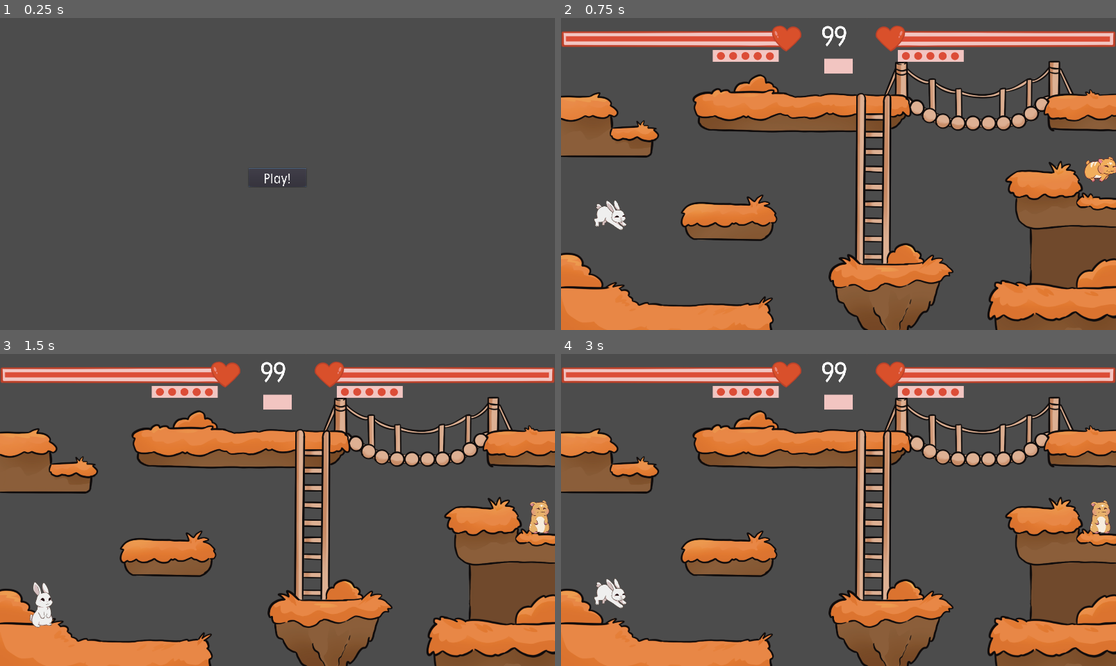
Above: before the commit, frames 1-4 (two rows, left to right).
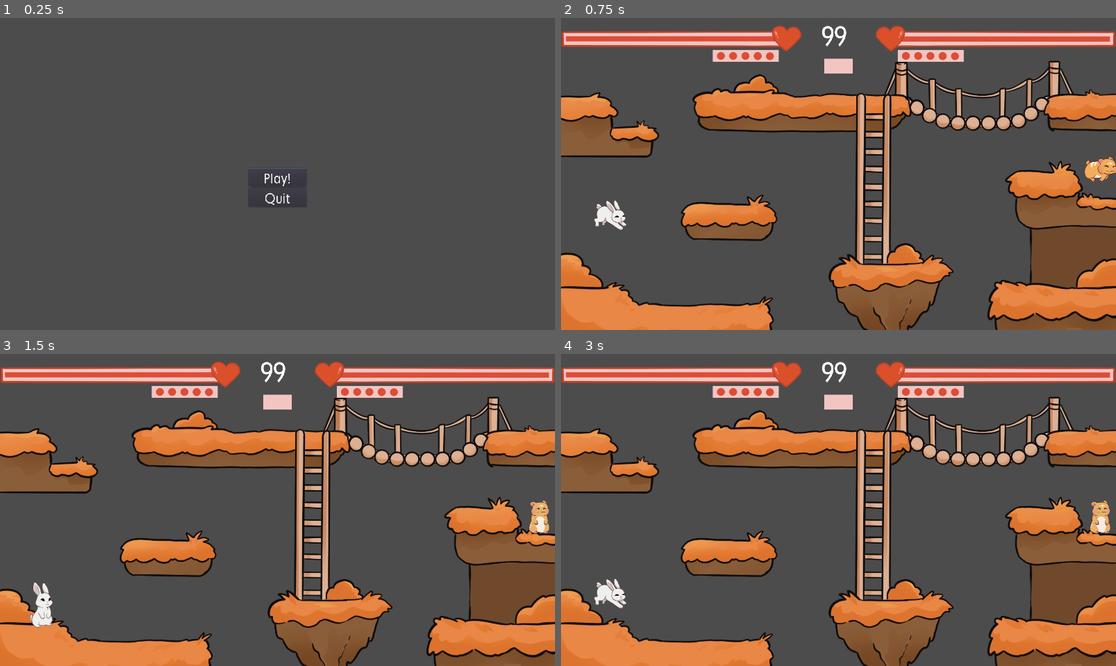
Above: after the commit, the same moments.

Repository: coffandro/ArcadeGame
Game: Godot game, scene res://Main.tscn
Same seed, same stepped clock (60 frames per second), same inputs: the game is played once before the commit and once after it.
Inputs:
- Up to frame 1 (0.25 s): no input
- Up to frame 2 (0.75 s): click "Play!" at 0.5 s
- Up to frame 3 (1.5 s): no input
- Up to frame 4 (3 s): tap Enter at 2 s; tap Space at 2.75 s

The runs differ from the first frame. In frame 1, less than 0.1% of the frame differs, in the area x 47-53%, y 56-60%; in frame 2, nothing differs; in frame 3, less than 0.1%; in frame 4, less than 0.1%.

Commit message:
Add music and deathscreen to game

Diff:
--- /dev/null
+++ b/Art/MainTheme.tres
@@ -0,0 +1,10 @@
+[gd_resource type="Theme" load_steps=3 format=2]
+
+[ext_resource path="res://Fonts/Maj-Regular.otf" type="DynamicFontData" id=1]
+
+[sub_resource type="DynamicFont" id=1]
+size = 48
+font_data = ExtResource( 1 )
+
+[resource]
+default_font = SubResource( 1 )
--- a/Levels/Level1.tscn
+++ b/Levels/Level1.tscn
@@ -1,8 +1,9 @@
-[gd_scene load_steps=11 format=2]
+[gd_scene load_steps=12 format=2]
 
 [ext_resource path="res://Art/Levels/Level1.png" type="Texture" id=1]
 [ext_resource path="res://Nodes/healthBars.tscn" type="PackedScene" id=2]
 [ext_resource path="res://Nodes/LD/JumpablePlatform.tscn" type="PackedScene" id=3]
+[ext_resource path="res://Nodes/DeathScreen.tscn" type="PackedScene" id=4]
 [ext_resource path="res://Nodes/LD/Platform.tscn" type="PackedScene" id=5]
 [ext_resource path="res://Nodes/LD/BorderTeleporter.tscn" type="PackedScene" id=6]
 [ext_resource path="res://Nodes/LD/DroppablePlatform.tscn" type="PackedScene" id=7]
@@ -25,6 +26,12 @@
 [node name="PlayerSpawner2" parent="." instance=ExtResource( 11 )]
 position = Vector2( 1863, 503 )
 playerNumber = 2
+
+[node name="DeathScreen" parent="." instance=ExtResource( 4 )]
+anchor_right = 0.0
+anchor_bottom = 0.0
+margin_right = 1920.0
+margin_bottom = 1080.0
 
 [node name="HealthBars" parent="." instance=ExtResource( 2 )]
 anchor_left = 0.5
@@ -63,8 +70,8 @@
 scale = Vector2( 1.4, 3 )
 
 [node name="Ladder" parent="." instance=ExtResource( 10 )]
-position = Vector2( 1075, 608 )
-scale = Vector2( 5.934, 25 )
+position = Vector2( 1075, 595.089 )
+scale = Vector2( 5.934, 27.5 )
 
 [node name="Platform11" parent="." instance=ExtResource( 7 )]
 position = Vector2( 1444.07, 365 )
--- a/Main.tscn
+++ b/Main.tscn
@@ -1,13 +1,7 @@
-[gd_scene load_steps=5 format=2]
+[gd_scene load_steps=3 format=2]
 
-[ext_resource path="res://Fonts/Maj-Regular.otf" type="DynamicFontData" id=1]
 [ext_resource path="res://Scripts/Levels/Main.gd" type="Script" id=2]
-
-[sub_resource type="Theme" id=2]
-
-[sub_resource type="DynamicFont" id=1]
-size = 48
-font_data = ExtResource( 1 )
+[ext_resource path="res://Art/MainTheme.tres" type="Theme" id=3]
 
 [node name="Main" type="Node"]
 script = ExtResource( 2 )
@@ -15,7 +9,7 @@
 [node name="Control" type="Control" parent="."]
 anchor_right = 1.0
 anchor_bottom = 1.0
-theme = SubResource( 2 )
+theme = ExtResource( 3 )
 
 [node name="VBoxContainer" type="VBoxContainer" parent="Control"]
 anchor_left = 0.5
@@ -30,7 +24,25 @@
 [node name="PlayButton" type="Button" parent="Control/VBoxContainer"]
 margin_right = 200.0
 margin_bottom = 65.0
-custom_fonts/font = SubResource( 1 )
+focus_neighbour_left = NodePath(".")
+focus_neighbour_top = NodePath(".")
+focus_neighbour_right = NodePath(".")
+focus_neighbour_bottom = NodePath("../QuitButton")
+focus_next = NodePath("../QuitButton")
+focus_previous = NodePath("../QuitButton")
 text = "Play!"
 
+[node name="QuitButton" type="Button" parent="Control/VBoxContainer"]
+margin_top = 69.0
+margin_right = 200.0
+margin_bottom = 134.0
+focus_neighbour_left = NodePath(".")
+focus_neighbour_top = NodePath("../PlayButton")
+focus_neighbour_right = NodePath(".")
+focus_neighbour_bottom = NodePath(".")
+focus_next = NodePath("../PlayButton")
+focus_previous = NodePath("../PlayButton")
+text = "Quit"
+
 [connection signal="pressed" from="Control/VBoxContainer/PlayButton" to="." method="_on_Button_pressed"]
+[connection signal="pressed" from="Control/VBoxContainer/QuitButton" to="." method="_on_QuitButton_pressed"]
--- /dev/null
+++ b/Nodes/DeathScreen.tscn
@@ -0,0 +1,53 @@
+[gd_scene load_steps=3 format=2]
+
+[ext_resource path="res://Scripts/DeathScreen.gd" type="Script" id=1]
+[ext_resource path="res://Art/MainTheme.tres" type="Theme" id=2]
+
+[node name="DeathScreen" type="ColorRect"]
+anchor_right = 1.0
+anchor_bottom = 1.0
+theme = ExtResource( 2 )
+color = Color( 0, 0, 0, 0.588235 )
+script = ExtResource( 1 )
+
+[node name="VBoxContainer" type="VBoxContainer" parent="."]
+anchor_left = 0.5
+anchor_top = 0.5
+anchor_right = 0.5
+anchor_bottom = 0.5
+margin_left = -134.0
+margin_top = -98.5
+margin_right = 134.0
+margin_bottom = 98.5
+
+[node name="WonLabel" type="Label" parent="VBoxContainer"]
+margin_right = 268.0
+margin_bottom = 59.0
+text = "Player X Won!"
+
+[node name="RestartButton" type="Button" parent="VBoxContainer"]
+margin_top = 63.0
+margin_right = 268.0
+margin_bottom = 128.0
+focus_neighbour_left = NodePath(".")
+focus_neighbour_top = NodePath(".")
+focus_neighbour_right = NodePath(".")
+focus_neighbour_bottom = NodePath("../QuitButton")
+focus_next = NodePath("../QuitButton")
+focus_previous = NodePath("../QuitButton")
+text = "Restart"
+
+[node name="QuitButton" type="Button" parent="VBoxContainer"]
+margin_top = 132.0
+margin_right = 268.0
+margin_bottom = 197.0
+focus_neighbour_left = NodePath(".")
+focus_neighbour_top = NodePath("../RestartButton")
+focus_neighbour_right = NodePath(".")
+focus_neighbour_bottom = NodePath(".")
+focus_next = NodePath("../RestartButton")
+focus_previous = NodePath("../RestartButton")
+text = "Quit"
+
+[connection signal="pressed" from="VBoxContainer/RestartButton" to="." method="_on_RestartButton_pressed"]
+[connection signal="pressed" from="VBoxContainer/QuitButton" to="." method="_on_QuitButton_pressed"]
--- /dev/null
+++ b/Nodes/MusicPlayer.tscn
@@ -0,0 +1,9 @@
+[gd_scene load_steps=2 format=2]
+
+[ext_resource path="res://Scripts/MusicPlayer.gd" type="Script" id=1]
+
+[node name="MusicPlayer" type="AudioStreamPlayer"]
+bus = "Music"
+script = ExtResource( 1 )
+
+[connection signal="finished" from="." to="." method="_on_MusicPlayer_finished"]
--- a/Nodes/Player.tscn
+++ b/Nodes/Player.tscn
@@ -29,6 +29,7 @@
 [ext_resource path="res://Art/Players/Hampster/HampsterLadder1.png" type="Texture" id=28]
 [ext_resource path="res://Art/Players/Hampster/HampsterRun1.png" type="Texture" id=29]
 [ext_resource path="res://Art/Players/Hampster/HampsterLadder2.png" type="Texture" id=30]
+[ext_resource path="res://Scripts/PlayerAudioManager.gd" type="Script" id=31]
 
 [sub_resource type="SpriteFrames" id=9]
 animations = [ {
@@ -115,7 +116,7 @@
 tracks/0/keys = {
 "times": PoolRealArray( 0, 0.1, 0.2 ),
 "transitions": PoolRealArray( 1, 1, 1 ),
-"update": 1,
+"update": 0,
 "values": [ true, false, true ]
 }
 
@@ -131,7 +132,7 @@
 tracks/0/keys = {
 "times": PoolRealArray( 0, 0.2 ),
 "transitions": PoolRealArray( 1, 1 ),
-"update": 1,
+"update": 0,
 "values": [ true, false ]
 }
 
@@ -146,12 +147,13 @@
 tracks/0/keys = {
 "times": PoolRealArray( 0 ),
 "transitions": PoolRealArray( 1 ),
-"update": 1,
+"update": 0,
 "values": [ true ]
 }
 
-[sub_resource type="RectangleShape2D" id=1]
-extents = Vector2( 35, 57 )
+[sub_resource type="CapsuleShape2D" id=14]
+radius = 35.0
+height = 44.0
 
 [sub_resource type="CircleShape2D" id=10]
 radius = 50.0
@@ -188,9 +190,9 @@
 anims/Attack2 = SubResource( 13 )
 anims/RESET = SubResource( 12 )
 
-[node name="CollisionShape2D" type="CollisionShape2D" parent="."]
-position = Vector2( -6, -5 )
-shape = SubResource( 1 )
+[node name="CollisionShape2D2" type="CollisionShape2D" parent="."]
+position = Vector2( -4, -5 )
+shape = SubResource( 14 )
 
 [node name="MeeleeArea" type="Area2D" parent="."]
 
@@ -211,8 +213,19 @@
 collision_mask = 17
 
 [node name="CollisionShape2D2" type="CollisionShape2D" parent="BodyArea"]
-position = Vector2( -6, -5 )
-shape = SubResource( 1 )
+position = Vector2( -4, -5 )
+shape = SubResource( 14 )
+
+[node name="AudioManager" type="Node2D" parent="."]
+script = ExtResource( 31 )
+
+[node name="AttackPlayer" type="AudioStreamPlayer2D" parent="AudioManager"]
+
+[node name="ShootPlayer" type="AudioStreamPlayer2D" parent="AudioManager"]
+
+[node name="JumpPlayer" type="AudioStreamPlayer2D" parent="AudioManager"]
+
+[node name="MovePlayer" type="AudioStreamPlayer2D" parent="AudioManager"]
 
 [connection signal="timeout" from="BulletTimer" to="." method="_on_BulletTimer_timeout"]
 [connection signal="animation_finished" from="AnimatedSprite" to="." method="_on_AnimatedSprite_animation_finished"]
--- a/Nodes/SoundSystem.tscn
+++ /dev/null
@@ -1,16 +0,0 @@
-[gd_scene load_steps=2 format=2]
-
-[ext_resource path="res://Scripts/SoundSystem.gd" type="Script" id=1]
-
-[node name="SoundSystem" type="Node"]
-script = ExtResource( 1 )
-
-[node name="AudioStreamPlayer0" type="AudioStreamPlayer" parent="."]
-
-[node name="AudioStreamPlayer1" type="AudioStreamPlayer" parent="."]
-
-[node name="AudioStreamPlayer2" type="AudioStreamPlayer" parent="."]
-
-[node name="AudioStreamPlayer3" type="AudioStreamPlayer" parent="."]
-
-[node name="AudioStreamPlayer4" type="AudioStreamPlayer" parent="."]
--- /dev/null
+++ b/Scripts/DeathScreen.gd
@@ -0,0 +1,20 @@
+extends ColorRect
+
+onready var MusicPlayer = get_node("/root/MusicPlayer")
+var backtrack = preload("res://Sound/MenuMusic/Chiptune Vol2 Lighthearted Chill Main.wav")
+
+func _ready():
+	hide()
+
+func PlayerWon(PlayerNumber):
+	show()
+	MusicPlayer.stream = backtrack
+	MusicPlayer.play(15)
+	$VBoxContainer/WonLabel.text = "Player %s Won!" % PlayerNumber
+	$VBoxContainer/RestartButton.grab_focus()
+
+func _on_RestartButton_pressed():
+	get_tree().change_scene("res://Levels/Level1.tscn")
+
+func _on_QuitButton_pressed():
+	get_tree().quit()
--- a/Scripts/Levels/Level1.gd
+++ b/Scripts/Levels/Level1.gd
@@ -6,9 +6,16 @@
 var P2Health
 var roundsPlayed = 0
 
+var Songs = [
+	preload("res://Sound/Level1Music/Chiptune Chilled Fun Intensity 1.wav"),
+	preload("res://Sound/Level1Music/Chiptune Chilled Fun Intensity 2.wav"),
+	preload("res://Sound/Level1Music/Chiptune Chilled Fun main.wav"),
+]
+
 func _ready():
 	P1Score = 0
 	P2Score = 0
+
 	StartRound()
 
 func StartRound():
@@ -26,6 +33,9 @@
 	$PlayerSpawner1.call_deferred("SpawnPlayer")
 	$PlayerSpawner2.call_deferred("SpawnPlayer")
 
+	$"../MusicPlayer".stream = Songs[roundsPlayed]
+	$"../MusicPlayer".play()
+
 func PlayerDied(PlayerID:int):
 	roundsPlayed += 1
 
@@ -41,9 +51,9 @@
 	if roundsPlayed == 3:
 		if P1Score > P2Score:
 			print("Player 1 won")
-			get_tree().quit()
+			$DeathScreen.PlayerWon(1)
 		if P2Score > P1Score:
 			print("Player 2 won")
-			get_tree().quit()
+			$DeathScreen.PlayerWon(2)
 	else:
 		StartRound()
--- a/Scripts/Levels/Main.gd
+++ b/Scripts/Levels/Main.gd
@@ -2,9 +2,15 @@
 
 #onready var LevelState = get_node("/root/LevelState")
 
+var Backtrack = preload("res://Sound/MenuMusic/Chiptune Vol2 Lighthearted Chill Main.wav")
+
 func _ready():
 	$Control/VBoxContainer/PlayButton.grab_focus()
+	$"../MusicPlayer".stream = Backtrack
+	$"../MusicPlayer".play()
 
 func _on_Button_pressed():
-	#LevelState.Start()
 	get_tree().change_scene("res://Levels/Level1.tscn")
+
+func _on_QuitButton_pressed():
+	get_tree().quit()
--- /dev/null
+++ b/Scripts/MusicPlayer.gd
@@ -0,0 +1,4 @@
+extends AudioStreamPlayer
+
+func _on_MusicPlayer_finished():
+	play()
--- a/Scripts/Player.gd
+++ b/Scripts/Player.gd
@@ -6,7 +6,7 @@
 onready var attackCooldown = $AttackCooldown
 var healthBars
 #onready var LevelState = get_node("/root/LevelState")
-onready var SoundSystem = get_node("/root/SoundSystem")
+#onready var SoundSystem = get_node("/root/SoundSystem")
 
 export var speed := Vector2(400.0, 500.0)
 export var gravity := 35
@@ -59,6 +59,8 @@
 	else:
 		print("The fuck you doing my duude?, playerNumber > 2")
 
+	$AudioManager.SetBus(playerNumber)
+
 	for i in Actions.keys():
 		Actions[i] = Actions[i] + str(playerNumber)
 	for i in Anims.keys():
@@ -88,6 +90,8 @@
 		# Jumping
 		elif Input.is_action_just_pressed(Actions["Jump"]) and is_on_floor():
 			velocity.y = -speed.y
+			$AudioManager.Jump()
+
 		elif !Input.is_action_pressed(Actions["Up"]) and !Input.is_action_pressed(Actions["Jump"]) and velocity.y < 0:
 			velocity.y = 0
 
@@ -109,6 +113,8 @@
 
 			facing = multipler
 			animatedSprite.play(Anims["Run"])
+			if is_on_floor():
+				$AudioManager.Move()
 		elif on_ladder and (velocity.y < -10 || velocity.y > 10):
 			animatedSprite.play(Anims["Ladder"])
 		else:
@@ -142,6 +148,7 @@
 	isAttacking = true
 	if timeout:
 		attackCooldown.start()
+		$AudioManager.Attack()
 
 func RangedAttack(timeout):
 	if bullets > 0:
@@ -153,6 +160,7 @@
 		# Disable collision via animationPlayer
 		# Set logic
 		isAttacking = true
+		$AudioManager.Shoot()
 		if timeout:
 			attackCooldown.start()
 		# Play animation
--- /dev/null
+++ b/Scripts/PlayerAudioManager.gd
@@ -0,0 +1,139 @@
+extends Node2D
+
+onready var AttackPlayer = $AttackPlayer
+onready var ShootPlayer = $ShootPlayer
+onready var JumpPlayer = $JumpPlayer
+onready var MovePlayer = $MovePlayer
+
+var rng = RandomNumberGenerator.new()
+
+var AttackSounds = [
+	preload("res://Sound/Attack/Melee Attack 001.wav"),
+	preload("res://Sound/Attack/Melee Attack 002.wav"),
+	preload("res://Sound/Attack/Melee Attack 004.wav"),
+]
+
+var JumpSounds = [
+	preload("res://Sound/Jump/Dash 001.wav"),
+	preload("res://Sound/Jump/Dash 009.wav"),
+]
+
+var ShootSounds = [
+	preload("res://Sound/Shoot/Range Attack 001.wav"),
+	preload("res://Sound/Shoot/Range Attack 002.wav"),
+	preload("res://Sound/Shoot/Range Attack 003.wav"),
+	preload("res://Sound/Shoot/Range Attack 004.wav"),
+	preload("res://Sound/Shoot/Range Attack 005.wav"),
+	preload("res://Sound/Shoot/Range Attack 006.wav"),
+	preload("res://Sound/Shoot/Range Attack 007.wav"),
+	preload("res://Sound/Shoot/Range Attack 008.wav"),
+]
+
+var MoveSounds1 = [
+	preload("res://Sound/Move1/Big Footsteps 001.wav"),
+	preload("res://Sound/Move1/Big Footsteps 002.wav"),
+	preload("res://Sound/Move1/Big Footsteps 003.wav"),
+	preload("res://Sound/Move1/Big Footsteps 004.wav"),
+	preload("res://Sound/Move1/Big Footsteps 005.wav"),
+	preload("res://Sound/Move1/Big Footsteps 006.wav"),
+	preload("res://Sound/Move1/Big Footsteps 007.wav"),
+	preload("res://Sound/Move1/Big Footsteps 008.wav"),
+	preload("res://Sound/Move1/Big Footsteps 009.wav"),
+]
+
+var MoveSounds2 = [
+	preload("res://Sound/Move2/Light Footsteps 001.wav"),
+	preload("res://Sound/Move2/Light Footsteps 002.wav"),
+	preload("res://Sound/Move2/Light Footsteps 003.wav"),
+	preload("res://Sound/Move2/Light Footsteps 004.wav"),
+	preload("res://Sound/Move2/Light Footsteps 005.wav"),
+	preload("res://Sound/Move2/Light Footsteps 006.wav"),
+	preload("res://Sound/Move2/Light Footsteps 007.wav"),
+	preload("res://Sound/Move2/Light Footsteps 008.wav"),
+	preload("res://Sound/Move2/Light Footsteps 009.wav"),
+]
+
+var MoveSounds3 = [
+	preload("res://Sound/Move3/Mid Footsteps 001.wav"),
+	preload("res://Sound/Move3/Mid Footsteps 002.wav"),
+	preload("res://Sound/Move3/Mid Footsteps 003.wav"),
+	preload("res://Sound/Move3/Mid Footsteps 004.wav"),
+	preload("res://Sound/Move3/Mid Footsteps 005.wav"),
+	preload("res://Sound/Move3/Mid Footsteps 006.wav"),
+	preload("res://Sound/Move3/Mid Footsteps 007.wav"),
+	preload("res://Sound/Move3/Mid Footsteps 008.wav"),
+	preload("res://Sound/Move3/Mid Footsteps 009.wav"),
+]
+
+var CurrentShootSounds = []
+var CurrentMoveSounds = []
+
+var playerNumber
+
+func SetBus(playerSide):
+	if playerSide == 1:
+		AttackPlayer.bus = "P1Effects"
+		ShootPlayer.bus = "P1Effects"
+		JumpPlayer.bus = "P1Effects"
+		MovePlayer.bus = "P1Effects"
+
+		CurrentShootSounds.append(ShootSounds[4])
+		CurrentShootSounds.append(ShootSounds[5])
+		CurrentShootSounds.append(ShootSounds[6])
+		CurrentShootSounds.append(ShootSounds[7])
+
+		CurrentMoveSounds = MoveSounds3
+	elif playerSide == 2:
+		AttackPlayer.bus = "P2Effects"
+		ShootPlayer.bus = "P2Effects"
+		JumpPlayer.bus = "P2Effects"
+		MovePlayer.bus = "P2Effects"
+
+		# Sort which shoot sounds are available to p2
+		CurrentShootSounds.append(ShootSounds[0])
+		CurrentShootSounds.append(ShootSounds[1])
+		CurrentShootSounds.append(ShootSounds[2])
+		CurrentShootSounds.append(ShootSounds[3])
+
+		CurrentMoveSounds = MoveSounds2
+
+	playerNumber = playerSide
+
+func RandomizePitch():
+	AudioServer.set_bus_volume_db(AudioServer.get_bus_index(AttackPlayer.bus), linear2db(rng.randf_range(0.9, 1.1)))
+
+func Attack():
+	rng.randomize()
+	RandomizePitch()
+
+	var sound = rng.randi_range(1,3)
+
+	AttackPlayer.stream = AttackSounds[sound-1]
+	AttackPlayer.play()
+
+func Shoot():
+	rng.randomize()
+	RandomizePitch()
+
+	var sound = rng.randi_range(1,4)
+
+	ShootPlayer.stream = CurrentShootSounds[sound-1]
+	ShootPlayer.play()
+
+func Jump():
+	rng.randomize()
+	RandomizePitch()
+
+	var sound = rng.randi_range(1,2)
+
+	JumpPlayer.stream = JumpSounds[sound-1]
+	JumpPlayer.play()
+
+func Move():
+	rng.randomize()
+
+	var sound = rng.randi_range(1,9)
+
+	if !MovePlayer.playing:
+		MovePlayer.stream = CurrentMoveSounds[sound-1]
+		MovePlayer.play()
--- a/Scripts/SoundSystem.gd
+++ /dev/null
@@ -1,23 +0,0 @@
-extends Node
-
-onready var audioPlayer0 = $AudioStreamPlayer0
-onready var audioPlayer1 = $AudioStreamPlayer1
-onready var audioPlayer2 = $AudioStreamPlayer2
-onready var audioPlayer3 = $AudioStreamPlayer3
-onready var audioPlayer4 = $AudioStreamPlayer4
-
-var soundFiles = []
-var audioPlayers = []
-
-func Start():
-	audioPlayers.append(audioPlayer0)
-	audioPlayers.append(audioPlayer1)
-	audioPlayers.append(audioPlayer2)
-	audioPlayers.append(audioPlayer3)
-	audioPlayers.append(audioPlayer4)
-
-func Play(value:int):
-	for i in audioPlayers:
-		if not i.playing:
-			i.stream = soundFiles[value]
-			i.Play()
--- /dev/null
+++ b/default_bus_layout.tres
@@ -0,0 +1,27 @@
+[gd_resource type="AudioBusLayout" format=2]
+
+[resource]
+bus/1/name = "Music"
+bus/1/solo = false
+bus/1/mute = false
+bus/1/bypass_fx = false
+bus/1/volume_db = 0.0
+bus/1/send = "Master"
+bus/2/name = "P1Effects"
+bus/2/solo = false
+bus/2/mute = false
+bus/2/bypass_fx = false
+bus/2/volume_db = 0.0
+bus/2/send = "Master"
+bus/3/name = "P2Effects"
+bus/3/solo = false
+bus/3/mute = false
+bus/3/bypass_fx = false
+bus/3/volume_db = 0.0
+bus/3/send = "Master"
+bus/4/name = "WorldEffects"
+bus/4/solo = false
+bus/4/mute = false
+bus/4/bypass_fx = false
+bus/4/volume_db = 0.0
+bus/4/send = "Master"
--- a/project.godot
+++ b/project.godot
@@ -578,7 +578,7 @@
 
 [autoload]
 
-SoundSystem="*res://Nodes/SoundSystem.tscn"
+MusicPlayer="*res://Nodes/MusicPlayer.tscn"
 
 [display]
 
Not shown: 1 places in Nodes/Player.tscn that only renumber resources
Not shown, added: Sound/Attack/Melee Attack 001.wav.import
Not shown, added: Sound/Attack/Melee Attack 002.wav.import
Not shown, added: Sound/Attack/Melee Attack 003.wav.import
Not shown, added: Sound/Attack/Melee Attack 004.wav.import
Not shown, added: Sound/Attack/Melee Attack 005.wav.import
Not shown, added: Sound/Jump/Dash 001.wav.import
Not shown, added: Sound/Jump/Dash 009.wav.import
Not shown, added: Sound/Level1Music/Chiptune Chilled Fun Intensity 1.wav.import
Not shown, added: Sound/Level1Music/Chiptune Chilled Fun Intensity 2.wav.import
Not shown, added: Sound/Level1Music/Chiptune Chilled Fun main.wav.import
Not shown, added: Sound/MenuMusic/Chiptune Victory main.wav.import
(and 87 more such lines)
